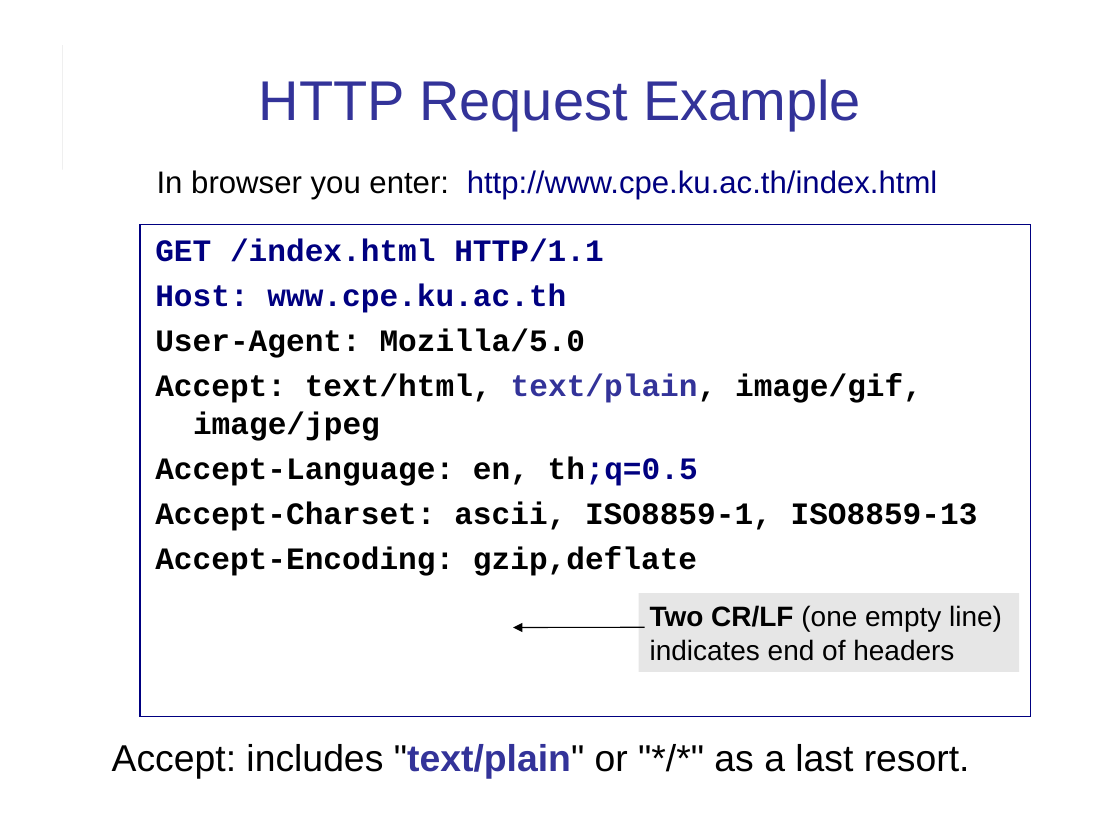
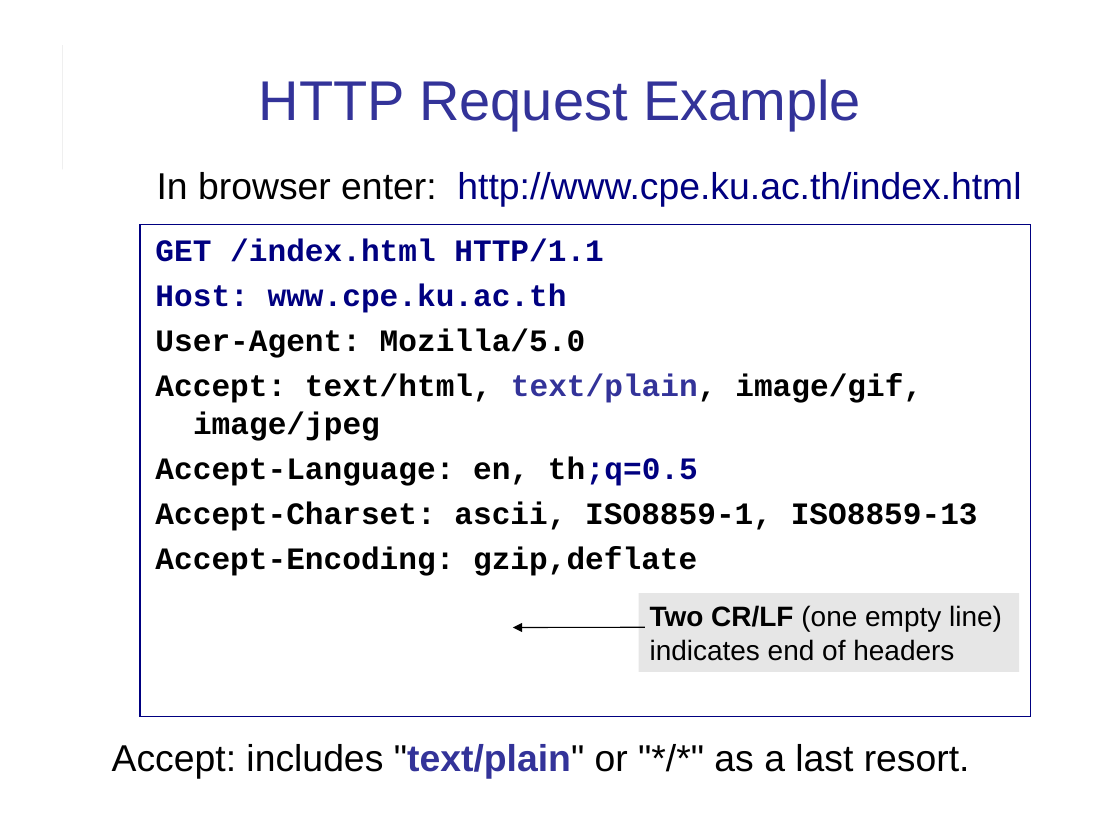
Before and after one commit to cpske/ISP, a slide deck: slide 14 of web/HTTP.ppt (slide 8 before the commit). Drawn at 1120x840 pixels with LibreOffice and Linux fonts; fonts in the diff are those of the drawing. Boxes give left, top, right and bottom in pixels: in the first picture for what was removed or moved away, otherwise in the second. Text is boxed around its words. In the diff, an @@ line names an element or a change of style, - is before the commit and + after.

Commit message:
update some material on http

```diff
--- a/web/HTTP.ppt
+++ b/web/HTTP.ppt
@@ text at bbox=[157, 172, 1021, 207]: text changed; size 20 to 24 pt @@
-In browser you enter: http://www.cpe.ku.ac.th/index.html
+In browser enter: http://www.cpe.ku.ac.th/index.html
```
Also in this commit, not shown: 15 other slides changed, 12 slides added, 1 slide removed, 2 other files.
